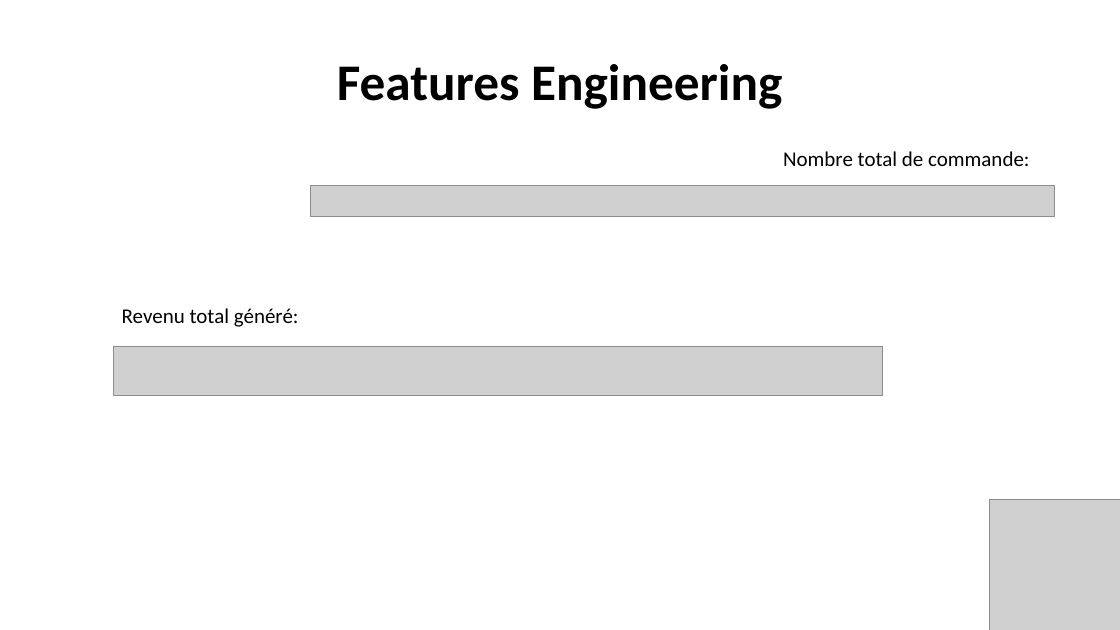
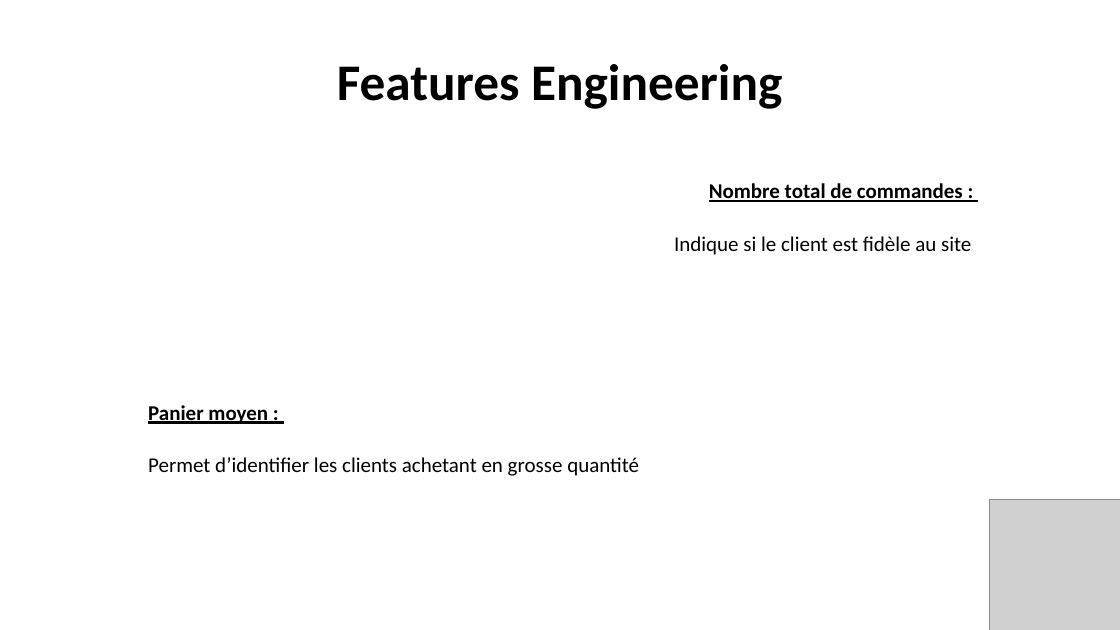
Before and after one commit to Julien-paulet/Ds_projet5, a slide deck: slide 7 of Présentation Projet_5.pptx. Drawn at 1120x630 pixels with LibreOffice and Linux fonts; fonts in the diff are those of the drawing; grey boxes stand for pictures. Boxes give left, top, right and bottom in pixels: in the first picture for what was removed or moved away, otherwise in the second. Text is boxed around its words. In the diff, an @@ line names an element or a change of style, - is before the commit and + after.

```diff
--- a/Présentation Projet_5.pptx
+++ b/Présentation Projet_5.pptx
@@ picture removed at bbox=[311, 186, 1054, 218] @@
@@ text at bbox=[709, 183, 963, 202]: text changed; bold on @@
-Nombre total de commande:
+Nombre total de commandes :
@@ text added at bbox=[674, 236, 971, 255], 18 pt, text #000000 @@
+Indique si le client est fidèle au site
@@ picture removed at bbox=[113, 346, 882, 396] @@
@@ text at bbox=[148, 405, 268, 424]: text changed; bold on @@
-Revenu total généré:
+Panier moyen :
@@ text added at bbox=[148, 457, 639, 476], 18 pt, text #000000 @@
+Permet d’identifier les clients achetant en grosse quantité
```
Also in this commit, not shown: 5 other slides changed, 2 slides added, 3 slides removed, 6 other files.
